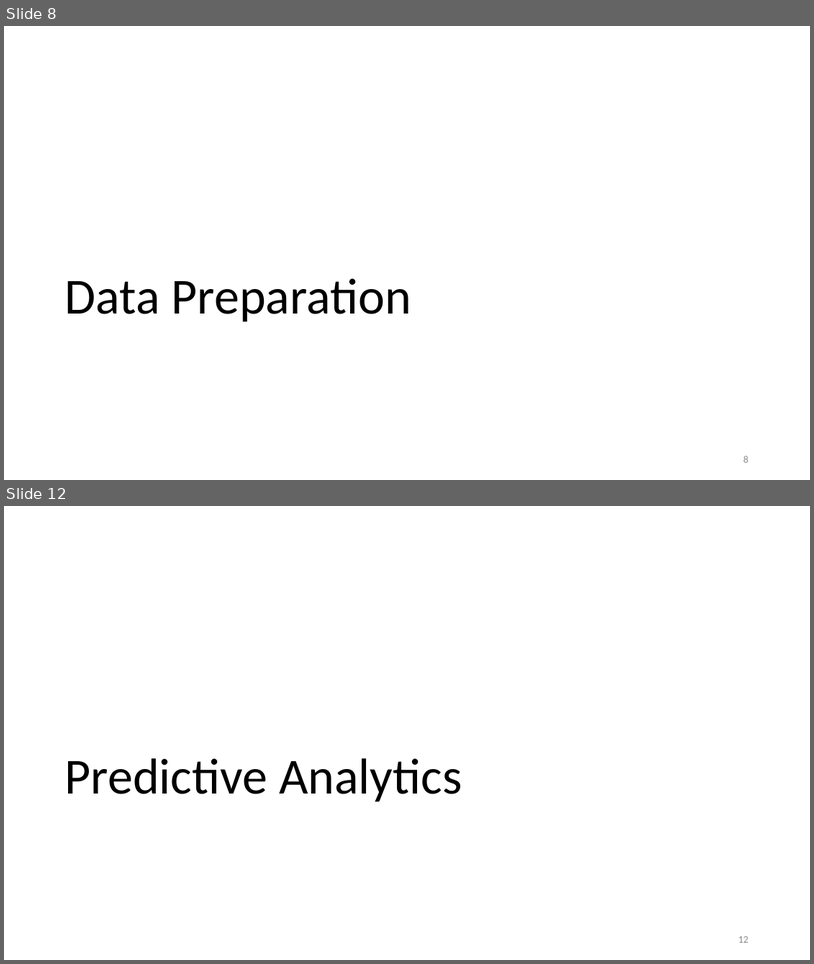
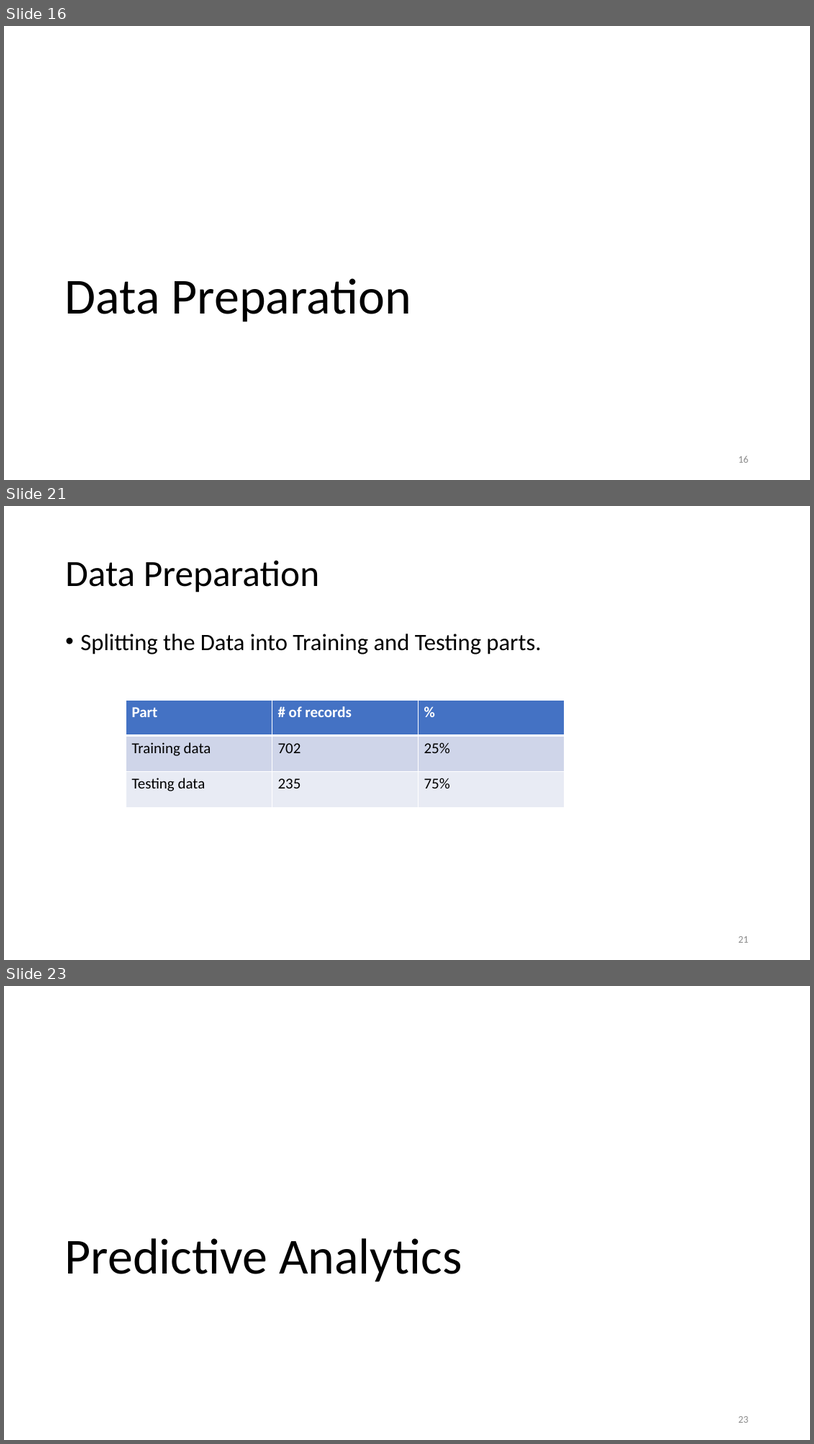
Before and after one commit to MotasemZiad/Oil-Spill-Classification, a slide deck: Presentation/Project Presentation.pptx. Shown one above the other, each under a label of ours: slides 8 and 12 before the commit, slides 16, 21 and 23 after it; the slides between them are not shown. The pictures are 814x964 and 814x1444 pixels, drawn with LibreOffice and Linux fonts; fonts in the diff are those of the drawing. Boxes give left, top, right and bottom in pixels: in the first picture for what was removed or moved away, otherwise in the second. Text is boxed around its words. In the diff, an @@ line names an element or a change of style, - is before the commit and + after.

```diff
--- a/Presentation/Project Presentation.pptx
+++ b/Presentation/Project Presentation.pptx
@@ slide 21 added at [4,506,810,960], background #FFFFFF @@
@@ title added at [65,560,319,592], 44 pt, text #000000 @@
+Data Preparation
@@ text added at [80,633,541,654], 28 pt, text #000000 @@
+• Splitting the Data into Training and Testing parts.
@@ table added at [126,700,565,807], 3 rows, 3 columns @@
+Part | # of records | %
+Training data | 702 | 25%
+Testing data | 235 | 75%
@@ page number added at [738,936,748,942], 12 pt, text #8C8C8C @@
+21
@@ what was slide 8 is now slide 16 @@
@@ page number at [738,456,748,462]: text changed @@
-8
+16
@@ what was slide 12 is now slide 23 @@
@@ page number at [738,1416,748,1422]: text changed @@
-12
+23
```
Also in this commit, not shown: 2 slides changed, 20 other slides added, 6 slides removed, 7 other files.
